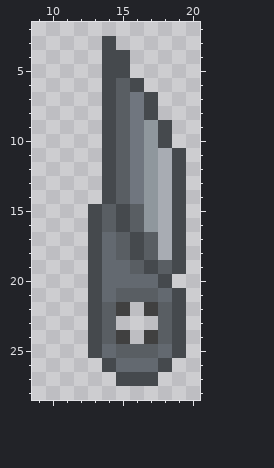
A pixel-art sprite gets an edit: Resources/Textures/_Impstation/Objects/Weapons/Melee/tailorsknife.rsi/icon.png. That is the earlier state.
The file is 32x32 pixels. Shown: x 9..20, y 2..28.
New version:
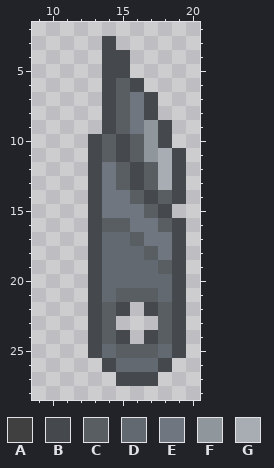
Palette (. is transparent): A #404040  B #45494d  C #595e63  D #636970  E #70767f  F #8f979d  G #a8acb3
Commit message: less-shitty knife sprite
What changed:
Changed rows in their new state; - is an unchanged pixel.
first column x 13:
10 BCBC---
11 BCBC---
12 BE-BC--
13 BE-BC--
14 BEECBC-
15 -EEECB.
16 --CEEC-
17 --DCEE-
18 --DD-E-
19 ---DD--
20 -----DB
22 --B-B--
24 --B-B--
Pixel boxes of the changes (left, top, right, bottom) in both pictures:
changed: (88, 134, 186, 344)
